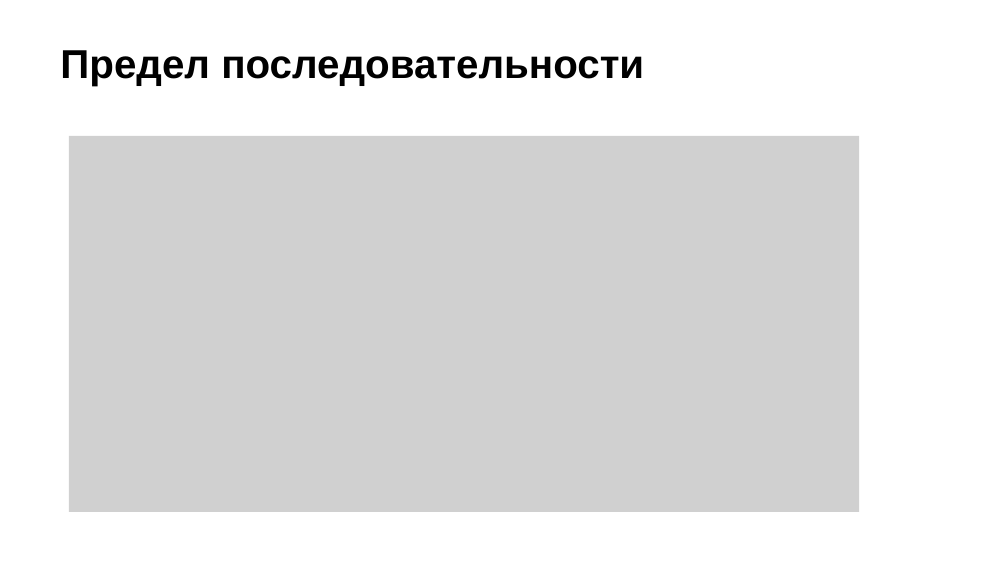
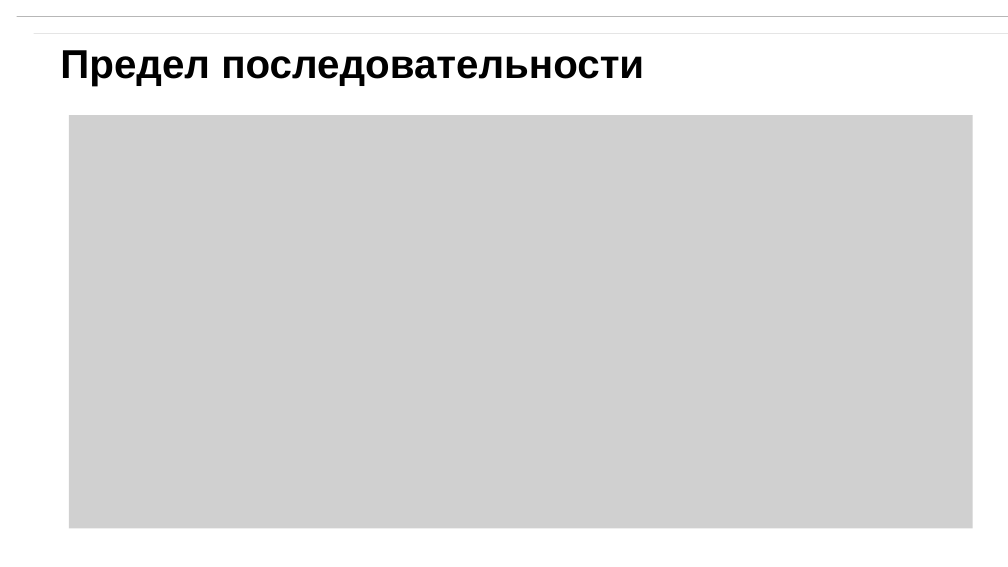
Before and after one commit to Miwm64/itmo_cse, a slide deck: slide 5 of math_analysis/матан_проект_в4.pptx. Drawn at 1008x567 pixels with LibreOffice and Linux fonts; fonts in the diff are those of the drawing; grey boxes stand for pictures; background and template pictures are left out. Boxes give left, top, right and bottom in pixels: in the first picture for what was removed or moved away, otherwise in the second. Text is boxed around its words. In the diff, an @@ line names an element or a change of style, - is before the commit and + after.

```diff
--- a/math_analysis/матан_проект_в4.pptx
+++ b/math_analysis/матан_проект_в4.pptx
@@ rectangle added at <box>17,17,1008,17</box>, fill #333333 @@
@@ rectangle added at <box>33,33,1008,33</box>, fill #333333 @@
@@ picture: place and size @@
-picture at <box>69,136,859,512</box>
+picture at <box>69,115,973,528</box>
```
Also in this commit, not shown: 6 other slides changed, 12 slides added, 7 slides removed.
